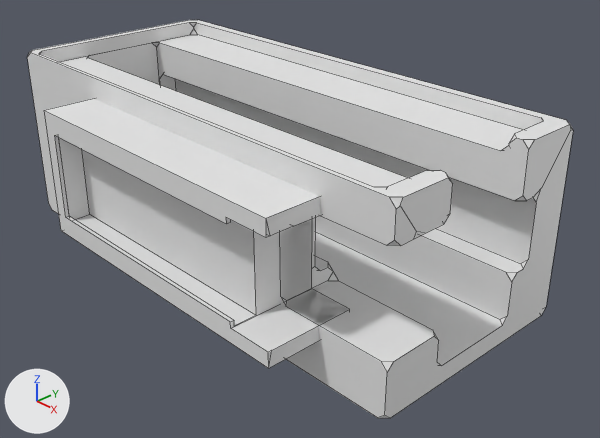
An edit to the Blender file src/indoors/cad/arduino_nano_case_for_air_quality_sensor.blend, drawn before and after from the same camera.
One viewpoint serves both versions: a 50 mm camera at (0.0781, -0.0657, 0.0436) aimed at (0.0065, 0.0016, -0.0046). Lighting does not change. The marker at lower left points along +X, +Y and +Z. Mesh edges are drawn as thin lines.

The first picture shows 'Cube', 'Screen Enclosure'.
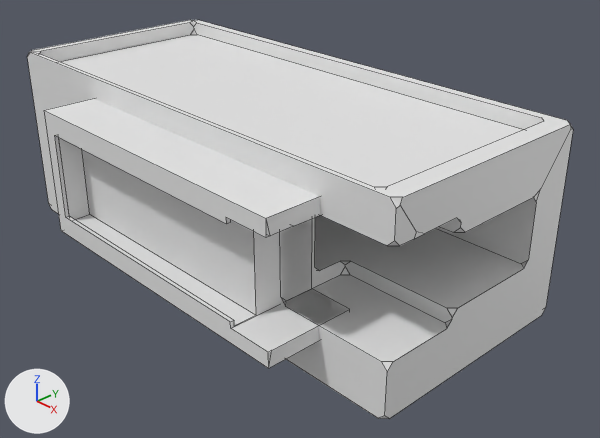
ob_board_volume is not drawn itself; it is used by a modifier of ob_cube.

What differs and where, as boxes (x1, y1, x2, y2) in the pictures (600 x 438 px):
'Cube', reshaped, modifiers changed
    before: (27, 20, 573, 418)
    after: (27, 20, 573, 419)

What the commit changed:
Object 'Board Volume' (ob_board_volume) is deleted.
Object 'Cube' (ob_cube) has a BOOLEAN modifier named 'Boolean.002'.
Modifier setting removed (it was object = ob_board_volume).
